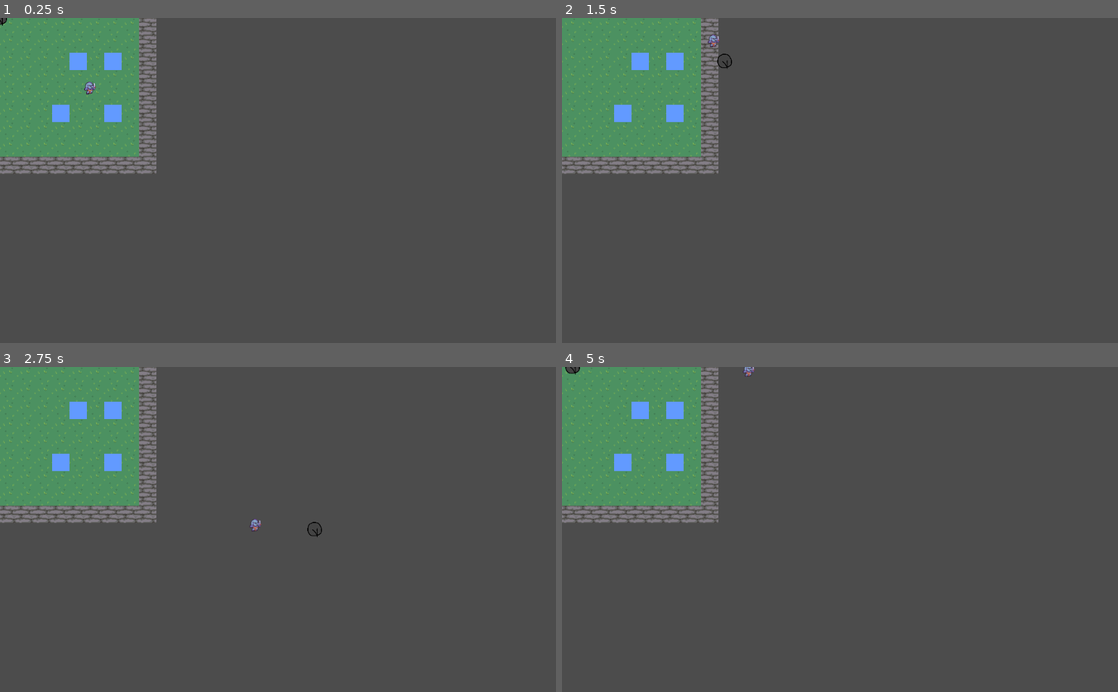
Above: before the commit, frames 1-4 (two rows, left to right).
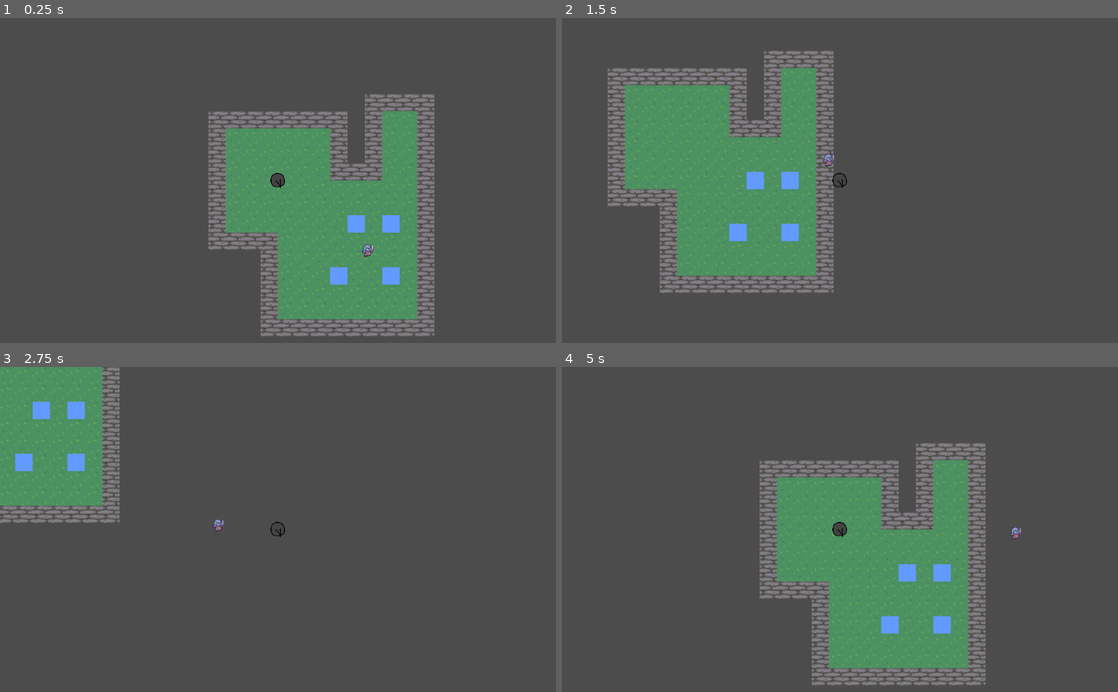
Above: after the commit, the same moments.

Repository: Lanilor53/wh-godot
Game: Godot game, scene res://Scenes/Main.tscn
Same seed, same stepped clock (60 frames per second), same inputs: the game is played once before the commit and once after it.
Inputs:
- Up to frame 1 (0.25 s): no input
- Up to frame 2 (1.5 s): tap Enter at 0.5 s; hold D (move_right) 0.53-1.28 s; hold S (move_down) from 1.28 s (still down)
- Up to frame 3 (2.75 s): release S (move_down) at 2.03 s; hold D (move_right) from 2.03 s (still down)
- Up to frame 4 (5 s): release D (move_right) at 2.78 s; hold W (move_up) 2.78-3.53 s; hold A (move_left) from 3.53 s (still down)

The runs differ from the first frame. In frame 1, 35% of the frame differs, in the area x 0-79%, y 0-98%; in frame 2, 27%; in frame 3, 5.3%; in frame 4, 35%, in the area x 0-83%, y 0-98%.

Commit message:
Add camera to rigidbody player

Diff:
--- a/Scenes/Player.tscn
+++ b/Scenes/Player.tscn
@@ -5,7 +5,7 @@
 
 [sub_resource type="CircleShape2D" id=1]
 
-[node name="Player" type="Area2D"]
+[node name="Player" type="RigidBody2D"]
 z_index = 1
 script = ExtResource( 2 )
 
@@ -15,3 +15,6 @@
 
 [node name="CollisionShape2D" type="CollisionShape2D" parent="."]
 shape = SubResource( 1 )
+
+[node name="PlayerCamera" type="Camera2D" parent="."]
+current = true
--- a/Scripts/Player.gd
+++ b/Scripts/Player.gd
@@ -1,4 +1,4 @@
-extends Area2D
+extends RigidBody2D
 
 export var speed = 400
 var screen_size
